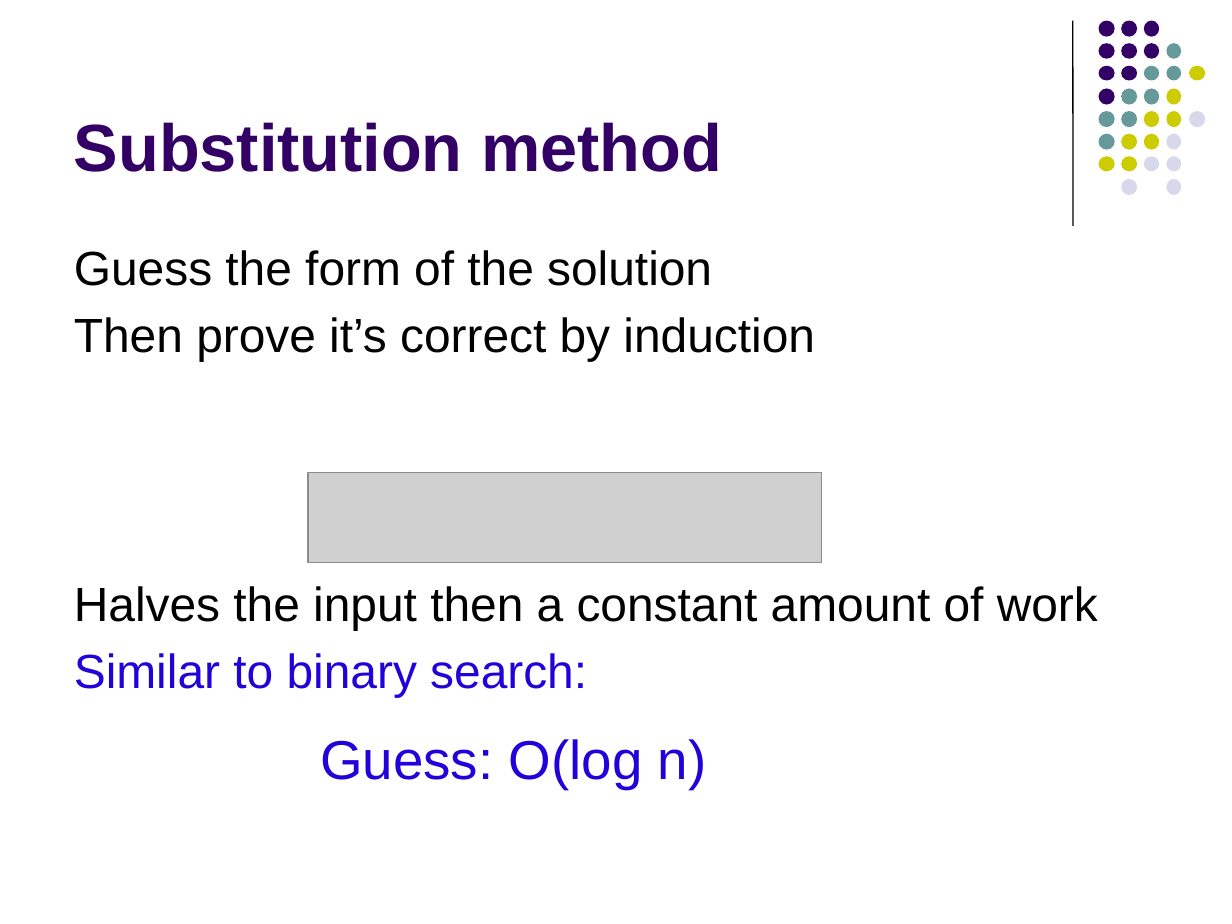
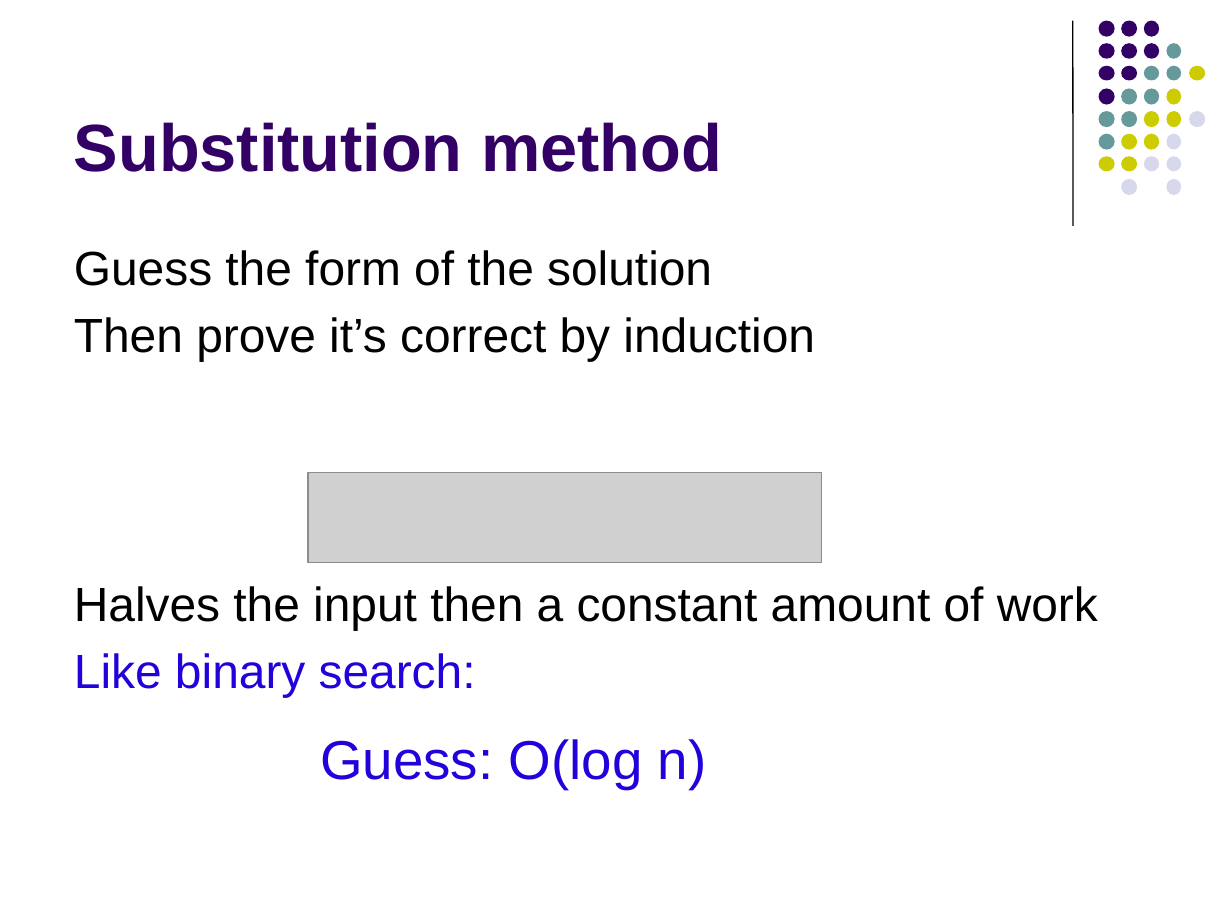
Before and after one commit to Collins-kariuk/Algorithms, a slide deck: slide 56 of Lectures/Lecture 03_Recurrences.pptx. Drawn at 1232x924 pixels with LibreOffice and Linux fonts; fonts in the diff are those of the drawing; grey boxes stand for pictures. Boxes give left, top, right and bottom in pixels: in the first picture for what was removed or moved away, otherwise in the second. Text is boxed around its words. In the diff, an @@ line names an element or a change of style, - is before the commit and + after.

```diff
--- a/Lectures/Lecture 03_Recurrences.pptx
+++ b/Lectures/Lecture 03_Recurrences.pptx
@@ text at [74, 653, 476, 697]: text changed @@
-Similar to binary search:
+Like binary search:
```
Also in this commit, not shown: 2 other slides changed.
